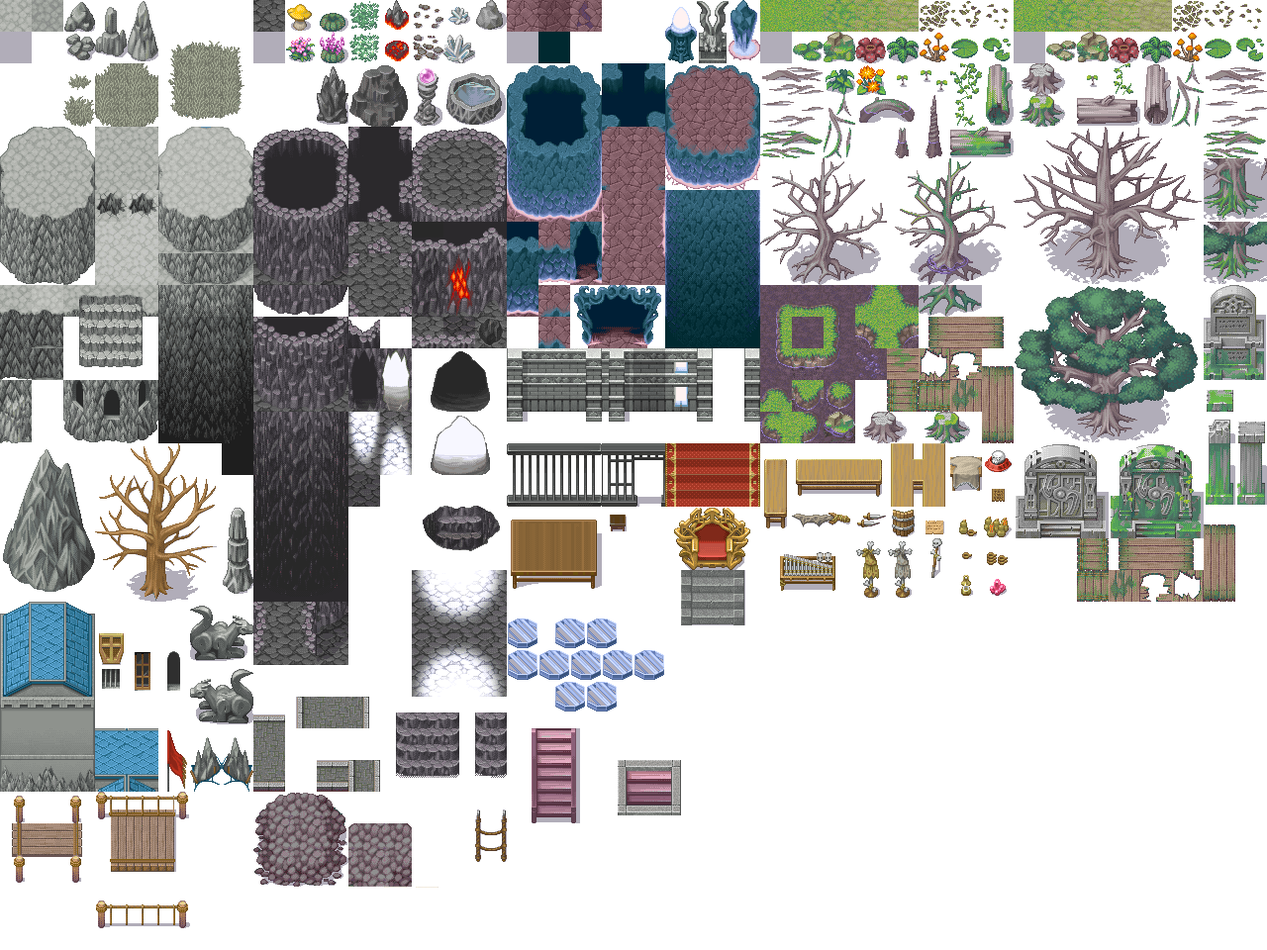
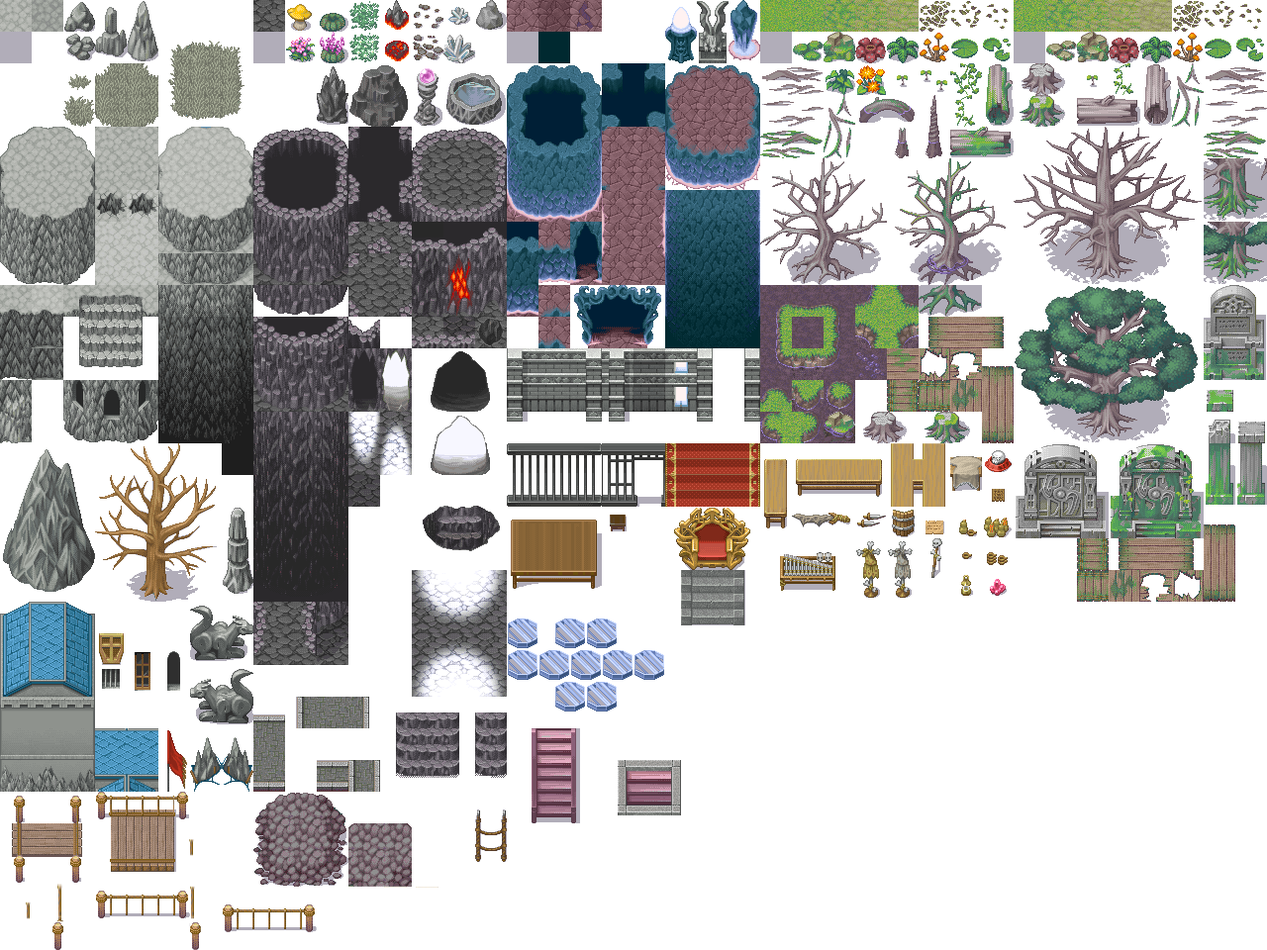
Layer changes from the first 1267px x 950px image to the second:
added layer "Calque 10" above "Calque 7" over box(190, 922, 202, 950)
added layer "Calque 7" above "Calque 9" over box(52, 922, 65, 950)
added layer "Calque 9" above "Calque 14" over box(190, 885, 195, 920)
added layer "Calque 14" above "Calque 13" over box(189, 838, 194, 857)
added layer "Calque 13" above "Calque 8" over box(25, 901, 31, 920)
added layer "Calque 8" above "Calque 12" over box(57, 883, 64, 923)
added layer "Calque 12" above "Calque 11" over box(222, 904, 317, 933)
added layer "Calque 11" above "Calque 1" over box(95, 890, 191, 919)
painted on "Calque 1" over box(95, 900, 191, 929)
